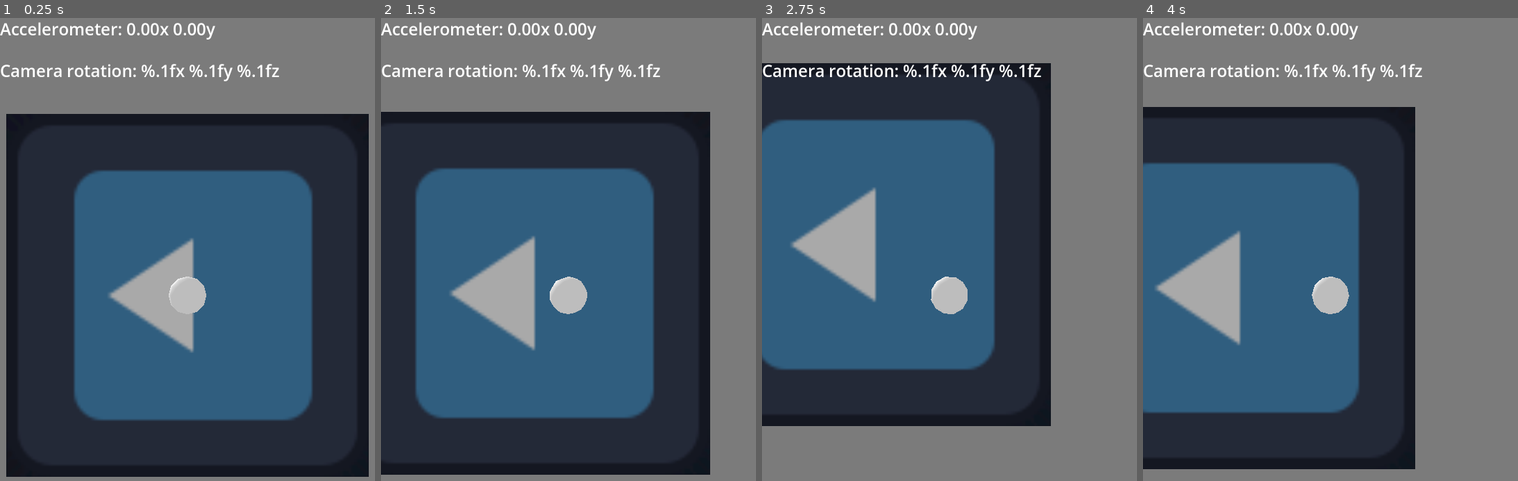
Above: before the commit, frames 1-4 (left to right).
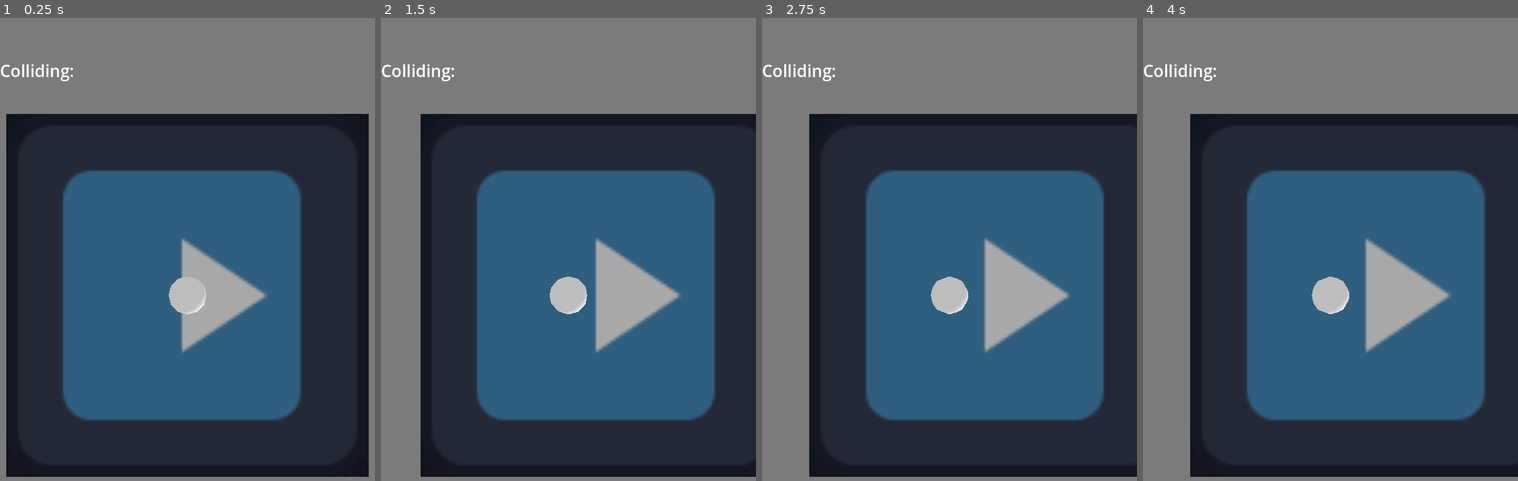
Above: after the commit, the same moments.

Repository: biggestcookie/maze
Game: Godot game, scene res://scenes/gameplay/main.tscn
Two runs of this game, one before a commit and one after it. Both use one fixed random seed, a clock stepped at 60 frames per second and the inputs below. The engine's default icon, where the game draws it, is replaced by a stand-in: a white triangle on a blue panel in a dark square.
Inputs:
- Up to frame 1 (0.25 s): no input
- Up to frame 2 (1.5 s): tap Enter at 0.5 s; hold D (move_right) 0.53-1.28 s; hold S (move_down) from 1.28 s (still down)
- Up to frame 3 (2.75 s): release S (move_down) at 2.03 s; hold D (move_right) from 2.03 s (still down)
- Up to frame 4 (4 s): release D (move_right) at 2.78 s; hold W (move_up) 2.78-3.53 s; hold A (move_left) from 3.53 s (still down)

The runs differ from the first frame. In frame 1, 9.3% of the frame differs, in the area x 0-84%, y 0-87%; in frame 2, 43%; in frame 3, 68%, in the area x 0-100%, y 0-100%; in frame 4, 52%.
Error after the commit: Invalid assignment of property or key 'text' with value of type 'String' on a base object of type 'null instance'. (res://scenes/gameplay/ui/debug.gd:16)

Commit message:
Fix coordinates, wip ground ray

Diff:
--- a/scenes/gameplay/actors/camera.gd
+++ b/scenes/gameplay/actors/camera.gd
@@ -4,41 +4,41 @@
 
 const follow_speed := 2
 const follow_height_offset := 9.5
+const rotate_amount = 0.2
 
 func _ready() -> void:
-    position = Vector3(
-        follow_node.position.x,
-        follow_node.position.y + follow_height_offset,
-        follow_node.position.z,
-    )
-
+	position = Vector3(
+		follow_node.position.x,
+		follow_node.position.y + follow_height_offset,
+		follow_node.position.z,
+	)
 
 func _physics_process(delta: float) -> void:
-    # Move camera position
-    position.x = follow_node.position.x
-    position.y = move_toward(
-        position.y,
-        follow_node.position.y + follow_height_offset,
-        delta * follow_speed
-    )
-    position.z = follow_node.position.z
+	# Move camera position
+	position.x = follow_node.position.x
+	position.y = move_toward(
+		position.y,
+		follow_node.position.y + follow_height_offset,
+		delta * follow_speed
+	)
+	position.z = follow_node.position.z
 
-    # Rotate camera with gyroscope
-    if OS.has_feature("mobile"):
-        var normalized_accel := Input.get_gravity().normalized()
-        var tilt_rotation := Basis(
-            Vector3(0, 0, 1),
-            normalized_accel.x * 0.1
-        ) * Basis(
-            Vector3(1, 0, 0),
-            normalized_accel.y * 0.1
-        )
-        rotation = (
-            Basis(
-                Vector3(1, 0, 0),
-                deg_to_rad(-90)
-            ) * Basis(
-                Vector3(0, 1, 0),
-                deg_to_rad(-180)
-            ) * tilt_rotation
-        ).get_euler()
+	# Rotate camera with gyroscope
+	# if OS.has_feature("mobile"):
+	#     var normalized_accel := Input.get_gravity().normalized()
+	#     var tilt_rotation := Basis(
+	#         Vector3(0, 0, 1),
+	#         normalized_accel.x * rotate_amount
+	#     ) * Basis(
+	#         Vector3(1, 0, 0),
+	#         normalized_accel.y * rotate_amount
+	#     )
+	#     rotation = (
+	#         Basis(
+	#             Vector3(-1, 0, 0),
+	#             deg_to_rad(-90)
+	#         ) * Basis(
+	#             Vector3(0, -1, 0),
+	#             deg_to_rad(-180)
+	#         ) * tilt_rotation
+	#     ).get_euler()
--- a/scenes/gameplay/actors/player.gd
+++ b/scenes/gameplay/actors/player.gd
@@ -1,5 +1,7 @@
 class_name Player
 extends RigidBody3D
+
+@onready var ground_ray: RayCast3D = $CSGSphere3D/RayCast3D
 
 const force_strength := 10
 
@@ -9,7 +11,7 @@
 	if OS.has_feature("mobile"):
 		var normalized_accel := Input.get_gravity().normalized()
 		input = Vector2(
-			normalized_accel.x * -1,
+			normalized_accel.x,
 			normalized_accel.y
 		)
 	else:
@@ -18,21 +20,21 @@
 			Input.get_axis("move_down", "move_up")
 		)
 
-
 func _physics_process(_delta: float) -> void:
 	var input_clipped := input
 	if OS.has_feature("mobile"):
-		input_clipped = (input
-			if input.length() > 0.2
+		input_clipped = (
+			input if input.length() > 0.2
 			else Vector2.ZERO
 		)
 	else:
 		input_clipped *= .75
 
-	apply_central_force(
-		Vector3(
-			input_clipped.x,
-			0,
-			input_clipped.y
-		) * force_strength
-	)
+	if ground_ray.is_colliding():
+		apply_central_force(
+			Vector3(
+				input_clipped.x,
+				0,
+				input_clipped.y
+			) * force_strength
+		)
--- /dev/null
+++ b/scenes/gameplay/actors/player.tscn
@@ -0,0 +1,20 @@
+[gd_scene load_steps=3 format=3 uid="uid://ix8c5xrn6ios"]
+
+[ext_resource type="Script" uid="uid://qvi8ib4aj1q5" path="res://scenes/gameplay/actors/player.gd" id="1_phuyj"]
+
+[sub_resource type="SphereShape3D" id="SphereShape3D_ns5hs"]
+
+[node name="Player" type="RigidBody3D"]
+continuous_cd = true
+linear_damp = 3.0
+angular_damp = 1.5
+script = ExtResource("1_phuyj")
+
+[node name="CollisionShape3D" type="CollisionShape3D" parent="."]
+shape = SubResource("SphereShape3D_ns5hs")
+
+[node name="CSGSphere3D" type="CSGSphere3D" parent="."]
+
+[node name="RayCast3D" type="RayCast3D" parent="CSGSphere3D"]
+collide_with_areas = true
+debug_shape_custom_color = Color(1, 0, 0, 1)
--- a/scenes/gameplay/main.tscn
+++ b/scenes/gameplay/main.tscn
@@ -1,11 +1,9 @@
-[gd_scene load_steps=9 format=3 uid="uid://ck75iow1wecr7"]
+[gd_scene load_steps=8 format=3 uid="uid://ck75iow1wecr7"]
 
 [ext_resource type="Texture2D" uid="uid://wnf8wiv3y61l" path="res://icon.svg" id="1_tbd8m"]
-[ext_resource type="Script" uid="uid://qvi8ib4aj1q5" path="res://scenes/gameplay/actors/player.gd" id="2_psph8"]
 [ext_resource type="Script" uid="uid://dtwou8jq00mji" path="res://scenes/gameplay/actors/camera.gd" id="3_dyj7r"]
+[ext_resource type="PackedScene" uid="uid://ix8c5xrn6ios" path="res://scenes/gameplay/actors/player.tscn" id="3_kdkr1"]
 [ext_resource type="Script" uid="uid://sb018rnldsfq" path="res://scenes/gameplay/ui/debug.gd" id="4_kdkr1"]
-
-[sub_resource type="SphereShape3D" id="SphereShape3D_ns5hs"]
 
 [sub_resource type="StandardMaterial3D" id="StandardMaterial3D_ksgac"]
 albedo_color = Color(0.48, 0.48, 0.48, 1)
@@ -22,24 +20,17 @@
 ambient_light_energy = 2.0
 
 [node name="Main" type="Node"]
+script = ExtResource("4_kdkr1")
 
 [node name="Camera3D" type="Camera3D" parent="." node_paths=PackedStringArray("follow_node")]
-transform = Transform3D(-1, 1.50996e-07, 6.60024e-15, 0, -4.37114e-08, 1, 1.50996e-07, 1, 4.37114e-08, 0, 10, 0)
+transform = Transform3D(1, 0, 0, 0, -4.37114e-08, 1, 0, -1, -4.37114e-08, 0, 10, 0)
 size = 10.0
 script = ExtResource("3_dyj7r")
 follow_node = NodePath("../Player")
 
 [node name="Player" type="RigidBody3D" parent="."]
+[node name="Player" parent="." instance=ExtResource("3_kdkr1")]
 transform = Transform3D(1, 0, 0, 0, 1, 0, 0, 0, 1, 0, 0.5, 0)
-continuous_cd = true
-linear_damp = 3.0
-angular_damp = 1.5
-script = ExtResource("2_psph8")
-
-[node name="CollisionShape3D" type="CollisionShape3D" parent="Player"]
-shape = SubResource("SphereShape3D_ns5hs")
-
-[node name="CSGSphere3D" type="CSGSphere3D" parent="Player"]
 
 [node name="Level" type="Node3D" parent="."]
 
@@ -56,18 +47,9 @@
 anchor_bottom = 1.0
 grow_horizontal = 2
 grow_vertical = 2
-script = ExtResource("4_kdkr1")
-
-[node name="Label" type="Label" parent="UI"]
-layout_mode = 1
-offset_right = 1080.0
-offset_bottom = 132.0
-size_flags_horizontal = 4
-text = "Accelerometer: 0.00x 0.00y"
-label_settings = SubResource("LabelSettings_ij1na")
-autowrap_mode = 3
 
 [node name="Label2" type="Label" parent="UI"]
+visible = false
 layout_mode = 1
 offset_top = 120.0
 offset_right = 1080.0
@@ -77,6 +59,26 @@
 label_settings = SubResource("LabelSettings_ij1na")
 autowrap_mode = 3
 
+[node name="Label" type="Label" parent="UI/Label2"]
+layout_mode = 1
+offset_top = -120.0
+offset_right = 1080.0
+offset_bottom = 12.0
+size_flags_horizontal = 4
+text = "Accelerometer: 0.00x 0.00y"
+label_settings = SubResource("LabelSettings_ij1na")
+autowrap_mode = 3
+
+[node name="Label3" type="Label" parent="UI"]
+layout_mode = 1
+offset_top = 120.0
+offset_right = 1080.0
+offset_bottom = 252.0
+size_flags_horizontal = 4
+text = "Colliding: "
+label_settings = SubResource("LabelSettings_ij1na")
+autowrap_mode = 3
+
 [node name="WorldEnvironment" type="WorldEnvironment" parent="."]
 environment = SubResource("Environment_hhg4g")
 
--- a/scenes/gameplay/ui/debug.gd
+++ b/scenes/gameplay/ui/debug.gd
@@ -1,7 +1,11 @@
 extends Node
 
-@onready var gravity_label: Label = $Label
-@onready var label_2: Label = $Label2
+@onready var gravity_label: Label = $UI/Label
+@onready var label_2: Label = $UI/Label2
+@onready var label_3: Label = $UI/Label3
+
+@onready var camera: Camera3D = $Camera3D
+@onready var player: Player = $Player
 
 # Called every frame. 'delta' is the elapsed time since the previous frame.
 func _process(_delta: float) -> void:
@@ -13,21 +17,9 @@
 		input.x,
 		input.y,
 	]
-	var normalized_accel := Input.get_gravity().normalized()
-	var tilt_rotation := Basis(
-		Vector3(0, 0, 1),
-		normalized_accel.x * 0.1
-	) * Basis(
-		Vector3(1, 0, 0),
-		normalized_accel.y * 0.1
-	)
-	var cam_rotation := (
-		Basis(
-			Vector3(1, 0, 0),
-			deg_to_rad(-90)
-		) * Basis(
-			Vector3(0, 1, 0),
-			deg_to_rad(-180)
-		) * tilt_rotation
-	).get_euler()
-	label_2.text = "Camera rotation: %.1fx %.1fy %.1fz" % [cam_rotation]
+	label_3.text = "Colliding: %s" % [player.ground_ray.is_colliding()]
+	# label_2.text = "Camera rotation: %.1fx %.1fy %.1fz" % [
+	# 	camera.rotation_degrees.x,
+	# 	camera.rotation_degrees.y,
+	# 	camera.rotation_degrees.z,
+	# ]
